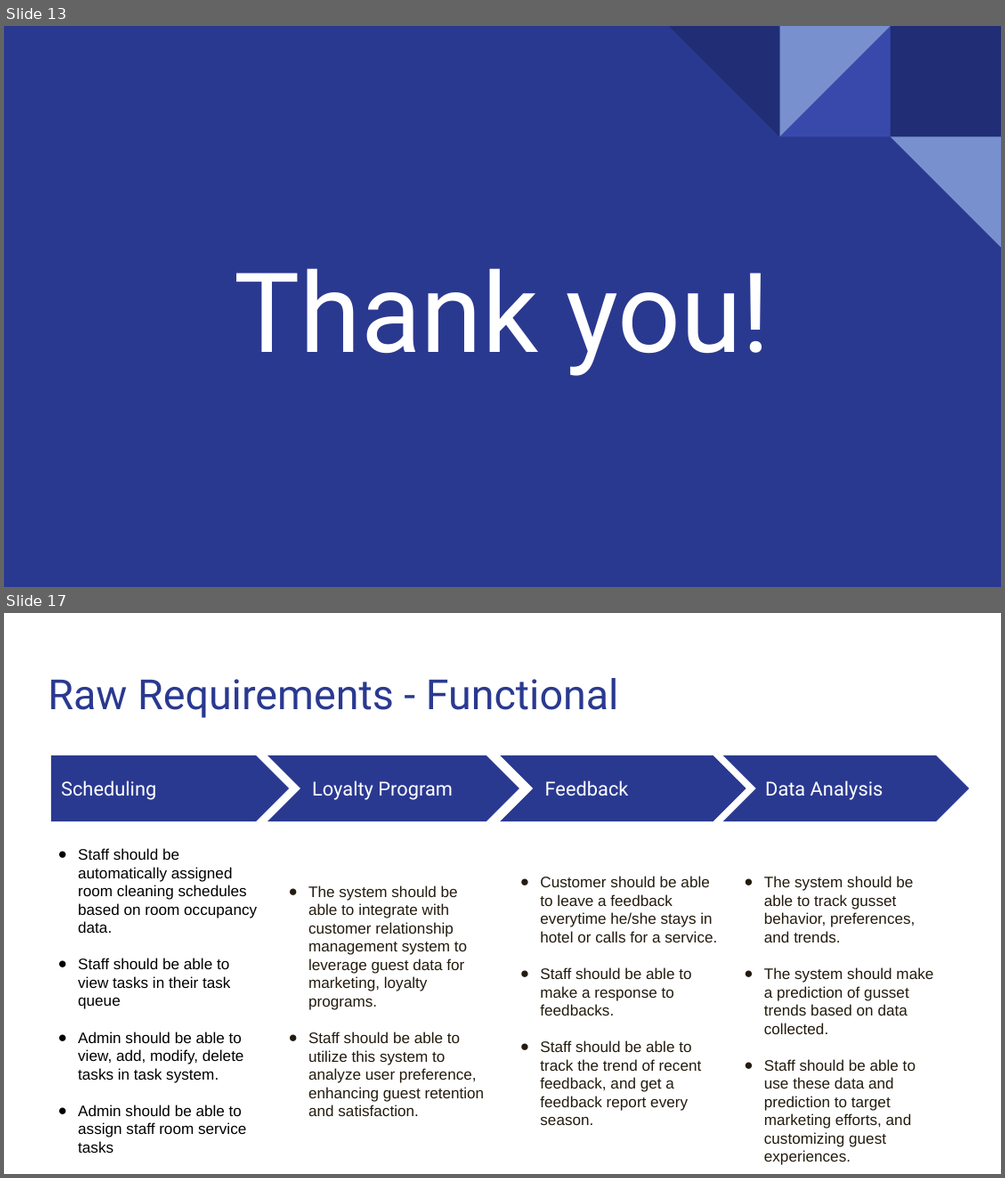
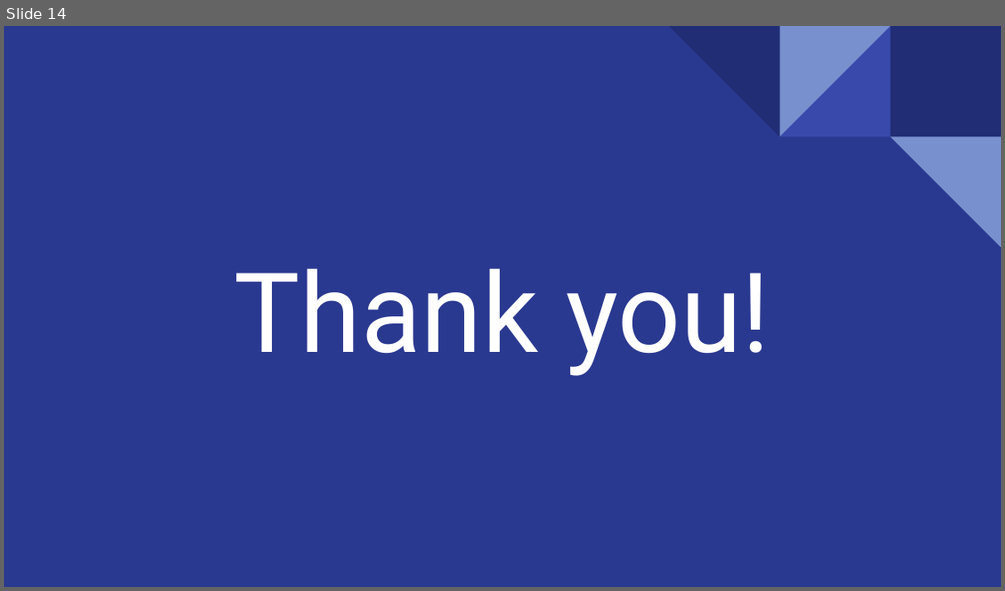
Before and after one commit to yfeng445/NEU, a slide deck: 1/INFO 5100/Asmts/Group Assignment 1/Deliverables/Presentation.pptx. Shown one above the other, each under a label of ours: slides 13 and 17 before the commit, slide 14 after it; the slides between them are not shown. The pictures are 1005x1178 and 1005x591 pixels, drawn with LibreOffice and Linux fonts; fonts in the diff are those of the drawing. Boxes give left, top, right and bottom in pixels: in the first picture for what was removed or moved away, otherwise in the second. Text is boxed around its words. In the diff, an @@ line names an element or a change of style, - is before the commit and + after.

```diff
--- a/1/INFO 5100/Asmts/Group Assignment 1/Deliverables/Presentation.pptx
+++ b/1/INFO 5100/Asmts/Group Assignment 1/Deliverables/Presentation.pptx
@@ slide 17 removed at <box>4,613,1001,1174</box>, background #FFFFFF @@
@@ title removed at <box>48,678,619,718</box> @@
-Raw Requirements - Functional
@@ pentagon arrow removed at <box>51,755,289,821</box> @@
@@ chevron removed at <box>267,755,519,821</box> @@
@@ chevron removed at <box>501,755,746,821</box> @@
@@ chevron removed at <box>723,755,969,821</box> @@
@@ text removed at <box>61,780,156,800</box> @@
-Scheduling
@@ text removed at <box>312,780,453,800</box> @@
-Loyalty Program
@@ text removed at <box>545,780,629,796</box> @@
-Feedback
@@ text removed at <box>765,780,883,800</box> @@
-Data Analysis
@@ text removed at <box>78,848,257,1152</box> @@
-● Staff should be automatically assigned room cleaning schedules based on room occupancy data.
-● Staff should be able to view tasks in their task queue
-● Admin should be able to view, add, modify, delete tasks in task system.
-● Admin should be able to assign staff room service tasks
@@ text removed at <box>540,876,717,1125</box> @@
-● Customer should be able to leave a feedback everytime he/she stays in hotel or calls for a service.
-● Staff should be able to make a response to feedbacks.
-● Staff should be able to track the trend of recent feedback, and get a feedback report every season.
@@ text removed at <box>764,876,933,1165</box> @@
-● The system should be able to track gusset behavior, preferences, and trends.
-● The system should make a prediction of gusset trends based on data collected.
-● Staff should be able to use these data and prediction to target marketing efforts, and customizing guest experiences.
@@ text removed at <box>308,885,485,1116</box> @@
-● The system should be able to integrate with customer relationship management system to leverage guest data for marketing, loyalty programs.
-● Staff should be able to utilize this system to analyze user preference, enhancing guest retention and satisfaction.
@@ what was slide 13 is now slide 14 @@
```
Also in this commit, not shown: 1 slide changed, 2 slides added, 11 other slides removed, 6 other files.
